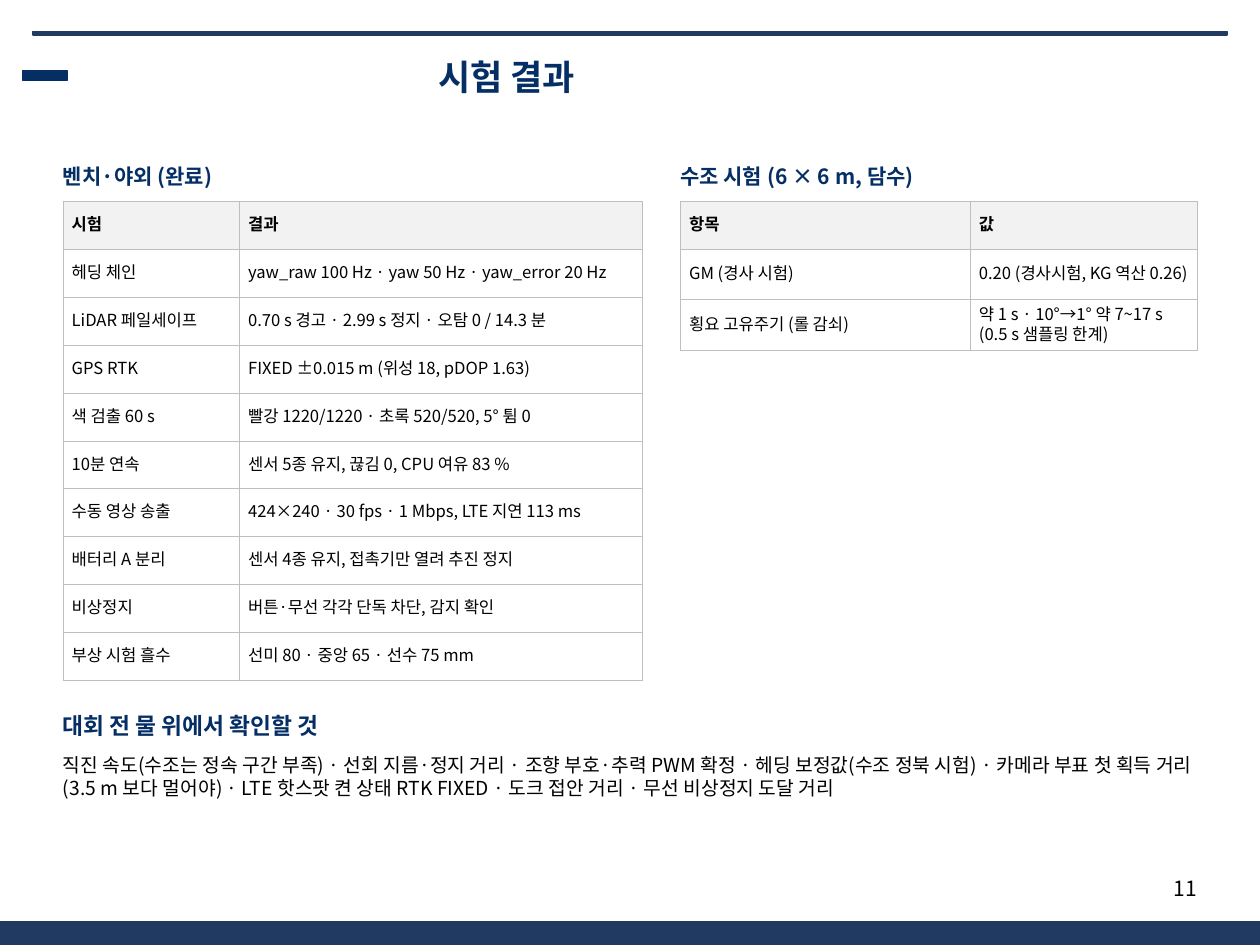
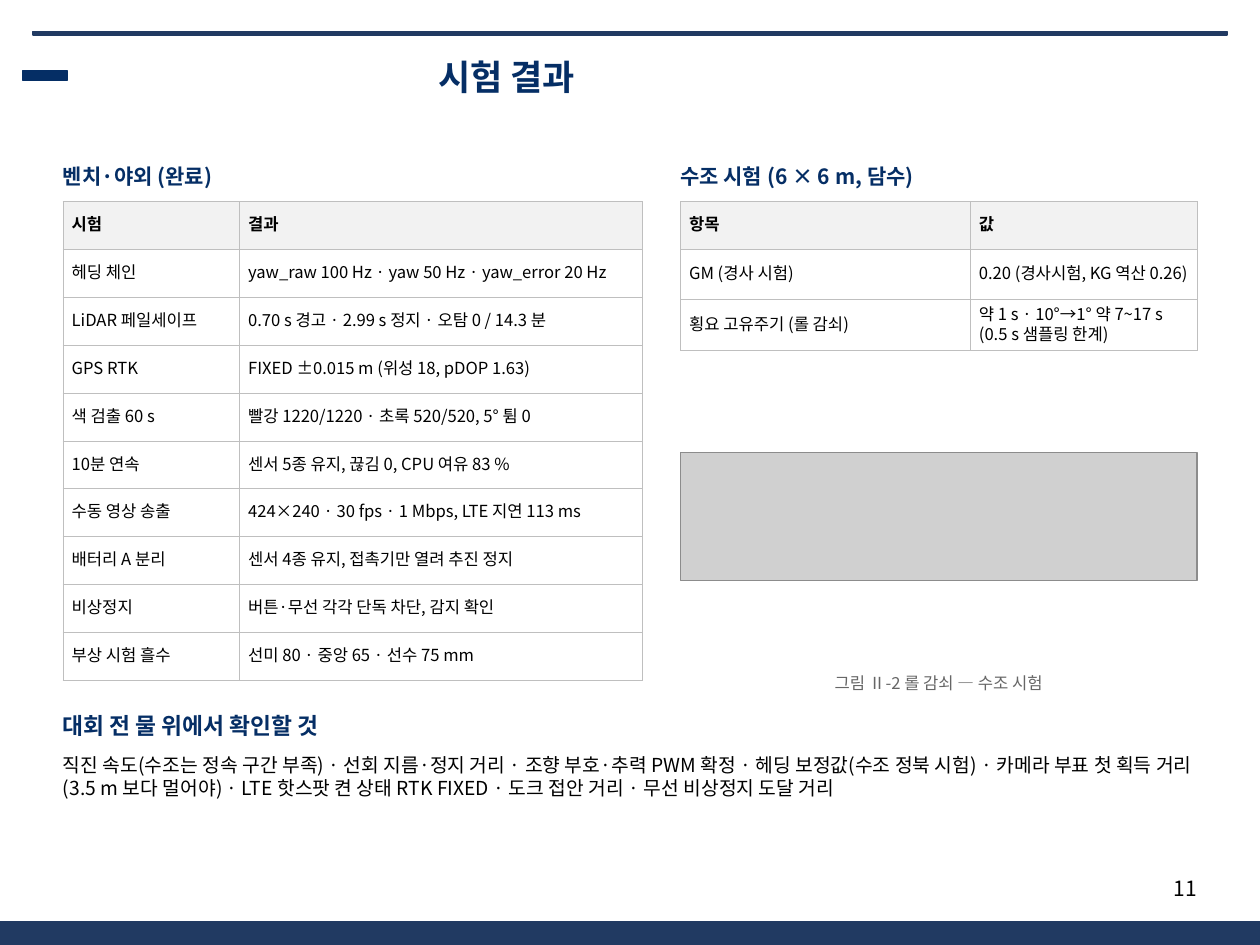
Before and after one commit to unmatsutake377-rgb/ros2_ws, a slide deck: slide 11 of docs/전달용/보고서_분담/발표자료_SSF_B.pptx. Drawn at 1260x945 pixels with LibreOffice and Linux fonts; fonts in the diff are those of the drawing; grey boxes stand for pictures; background and template pictures are left out. Boxes give left, top, right and bottom in pixels: in the first picture for what was removed or moved away, otherwise in the second. Text is boxed around its words. In the diff, an @@ line names an element or a change of style, - is before the commit and + after.

```diff
--- a/docs/전달용/보고서_분담/발표자료_SSF_B.pptx
+++ b/docs/전달용/보고서_분담/발표자료_SSF_B.pptx
@@ picture added at (680, 452, 1197, 581) @@
@@ text added at (835, 675, 1043, 691), 9.5 pt, text #666666 @@
+그림 Ⅱ-2 롤 감쇠 — 수조 시험
```
Also in this commit, not shown: 2 other slides changed, 7 other files.
